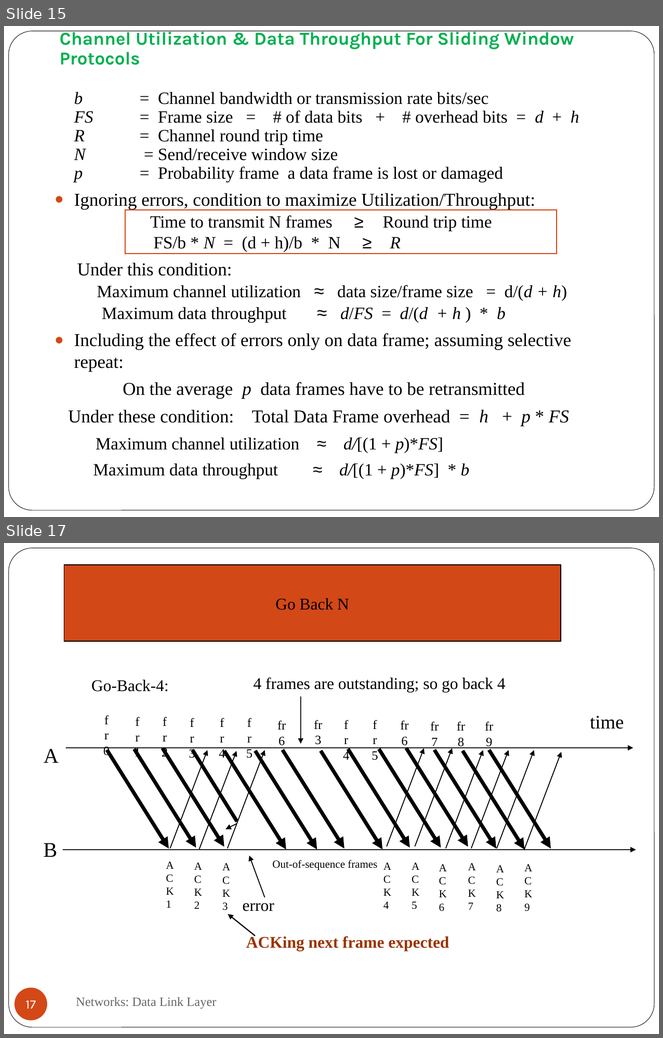
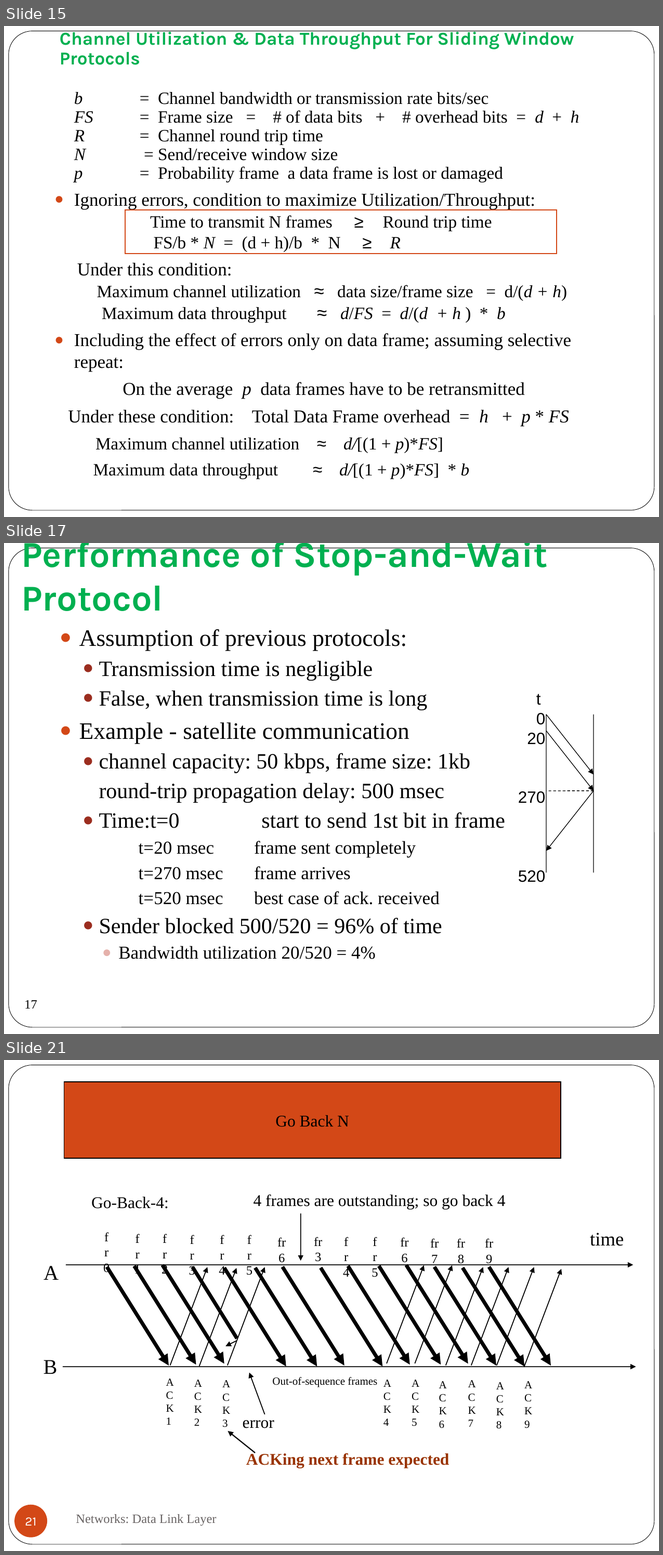
Before and after one commit to rameshragala/SWE2002-Computer-Networks, a slide deck: Theory/sliding window protocols.pptx. Shown one above the other, each under a label of ours: slides 15 and 17 before the commit, slides 15, 17 and 21 after it; the slides between them are not shown. The pictures are 663x1038 and 663x1555 pixels, drawn with LibreOffice and Linux fonts; fonts in the diff are those of the drawing. Boxes give left, top, right and bottom in pixels: in the first picture for what was removed or moved away, otherwise in the second. Text is boxed around its words. In the diff, an @@ line names an element or a change of style, - is before the commit and + after.

```diff
--- a/Theory/sliding window protocols.pptx
+++ b/Theory/sliding window protocols.pptx
@@ slide 17 added at [4, 543, 659, 1034], background #FFFFFF; not listed: 1 template element that a slide beside it also shows @@
@@ title added at [21, 543, 548, 611], 40 pt, text #00B050, bold @@
+Performance of Stop-and-Wait Protocol
@@ text added at [79, 629, 505, 960], 24 pt, text #000000 @@
+● Assumption of previous protocols:
+  ● Transmission time is negligible
+  ● False, when transmission time is long
+● Example - satellite communication
+  ● channel capacity: 50 kbps, frame size: 1kb
+  round-trip propagation delay: 500 msec
+  ● Time:t=0 start to send 1st bit in frame
+    t=20 msec frame sent completely
+    t=270 msec frame arrives
+    t=520 msec best case of ack. received
+  ● Sender blocked 500/520 = 96% of time
+    ● Bandwidth utilization 20/520 = 4%
@@ group added at [518, 694, 594, 883]: 3 lines, 3 arrows, 1 text @@
+t
+0
+20
+270
+520
@@ page number added at [14, 988, 47, 1021], 14 pt, text #000000 @@
+17
@@ what was slide 17 is now slide 21 @@
@@ page number at [25, 1518, 36, 1526]: text changed @@
-17
+21
```
Also in this commit, not shown: 2 slides changed, 3 other slides added, 13 other files.
